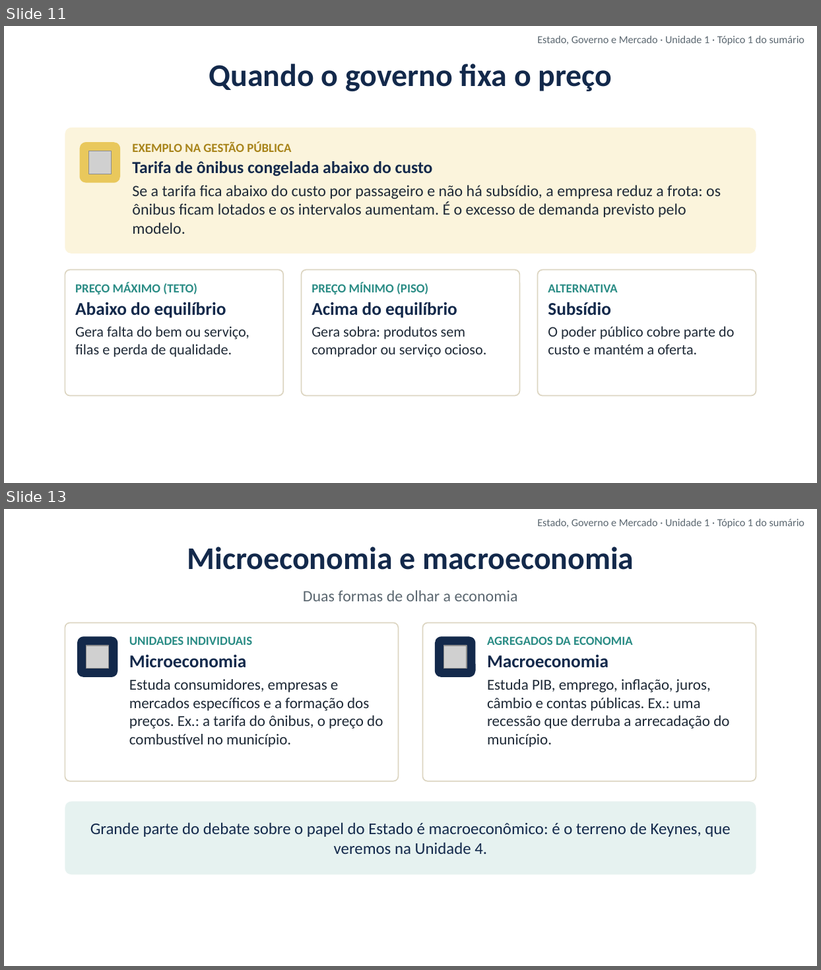
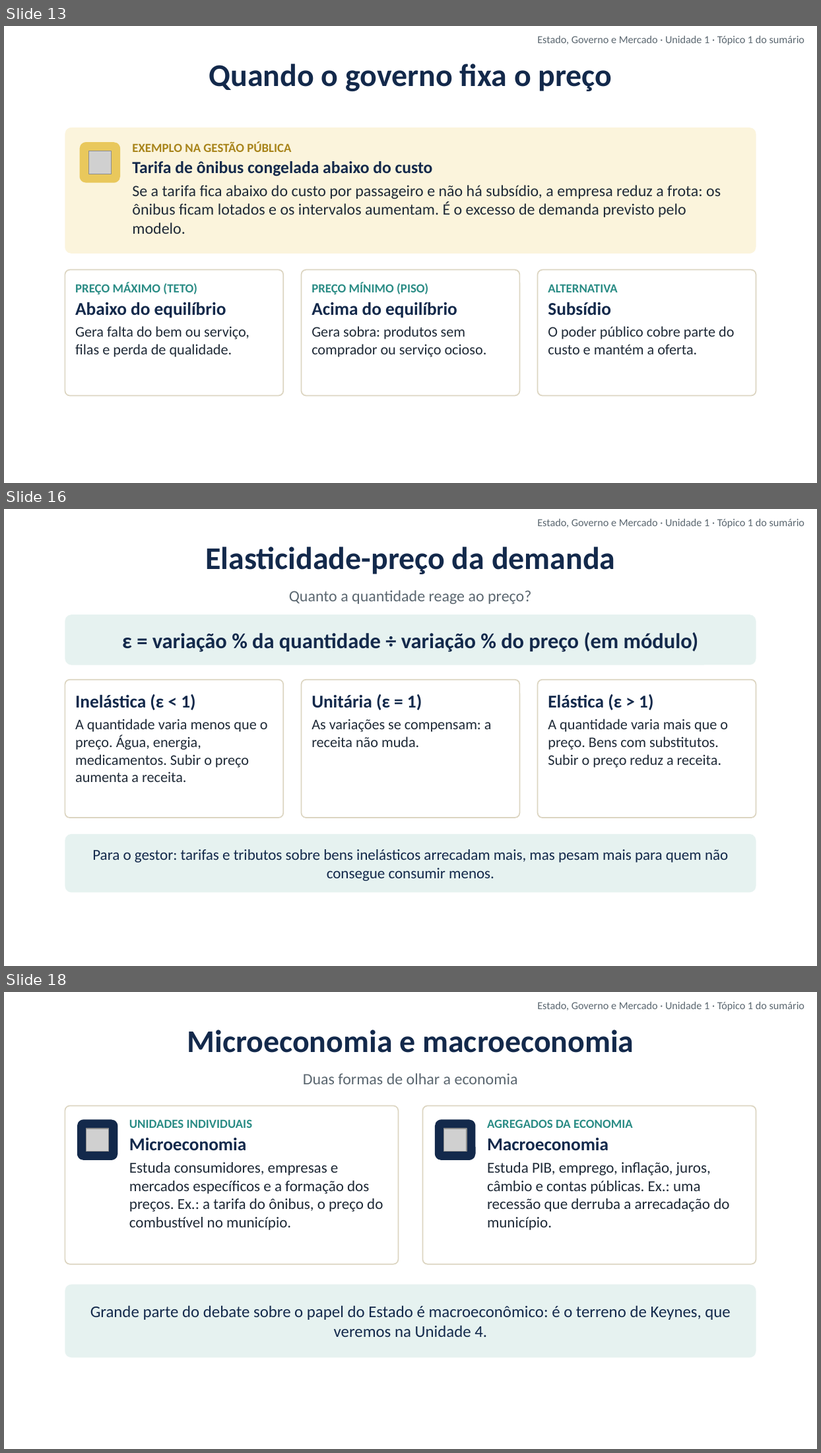
Before and after one commit to cleitonfranco74/gestao_publica, a slide deck: disciplina-01-estado-governo-mercado/materiais/01_Unidade_1_Introducao_a_Economia_Estado_Governo_Mercado.pptx. Shown one above the other, each under a label of ours: slides 11 and 13 before the commit, slides 13, 16 and 18 after it; the slides between them are not shown. The pictures are 821x970 and 821x1453 pixels, drawn with LibreOffice and Linux fonts; fonts in the diff are those of the drawing; grey boxes stand for pictures; background and template pictures are left out. Boxes give left, top, right and bottom in pixels: in the first picture for what was removed or moved away, otherwise in the second. Text is boxed around its words. In the diff, an @@ line names an element or a change of style, - is before the commit and + after.

```diff
--- a/disciplina-01-estado-governo-mercado/materiais/01_Unidade_1_Introducao_a_Economia_Estado_Governo_Mercado.pptx
+++ b/disciplina-01-estado-governo-mercado/materiais/01_Unidade_1_Introducao_a_Economia_Estado_Governo_Mercado.pptx
@@ slide 16 added at (x1=4, y1=509, x2=817, y2=966), background picture (left out) @@
@@ text added at (x1=537, y1=518, x2=805, y2=528), 9.5 pt, text #5B6770 @@
+Estado, Governo e Mercado · Unidade 1 · Tópico 1 do sumário
@@ text added at (x1=206, y1=547, x2=615, y2=574), 28 pt, text #13294B, bold @@
+Elasticidade-preço da demanda
@@ text added at (x1=289, y1=590, x2=531, y2=604), 14 pt, text #5B6770 @@
+Quanto a quantidade reage ao preço?
@@ rounded rectangle added at (x1=65, y1=615, x2=756, y2=665), fill #E6F2F0, 19 pt, text #13294B, bold @@
+ε = variação % da quantidade ÷ variação % do preço (em módulo)
@@ rounded rectangle added at (x1=65, y1=680, x2=284, y2=818), fill #FFFFFF, outline #DCD5C1 1 pt, 13 pt, text #1F2A37 @@
+Inelástica (ε < 1)
+A quantidade varia menos que o preço. Água, energia, medicamentos. Subir o preço aumenta a receita.
@@ rounded rectangle added at (x1=302, y1=680, x2=520, y2=818), fill #FFFFFF, outline #DCD5C1 1 pt, 13 pt, text #1F2A37 @@
+Unitária (ε = 1)
+As variações se compensam: a receita não muda.
@@ rounded rectangle added at (x1=537, y1=680, x2=756, y2=818), fill #FFFFFF, outline #DCD5C1 1 pt, 13 pt, text #1F2A37 @@
+Elástica (ε > 1)
+A quantidade varia mais que o preço. Bens com substitutos. Subir o preço reduz a receita.
@@ rounded rectangle added at (x1=65, y1=834, x2=756, y2=893), fill #E6F2F0, 13.5 pt, text #13294B @@
+Para o gestor: tarifas e tributos sobre bens inelásticos arrecadam mais, mas pesam mais para quem não consegue consumir menos.
@@ what was slide 11 is now slide 13 @@
@@ what was slide 13 is now slide 18 @@
```
Also in this commit, not shown: 2 slides changed, 4 other slides added, 8 other files.
